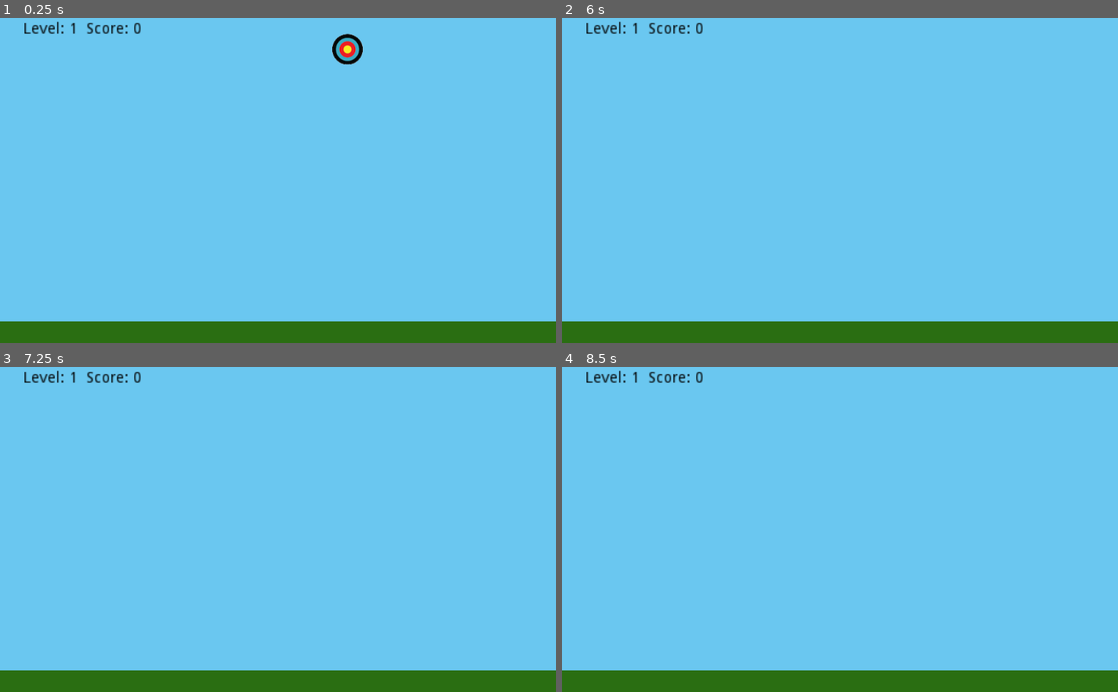
Above: before the commit, frames 1-4 (two rows, left to right).
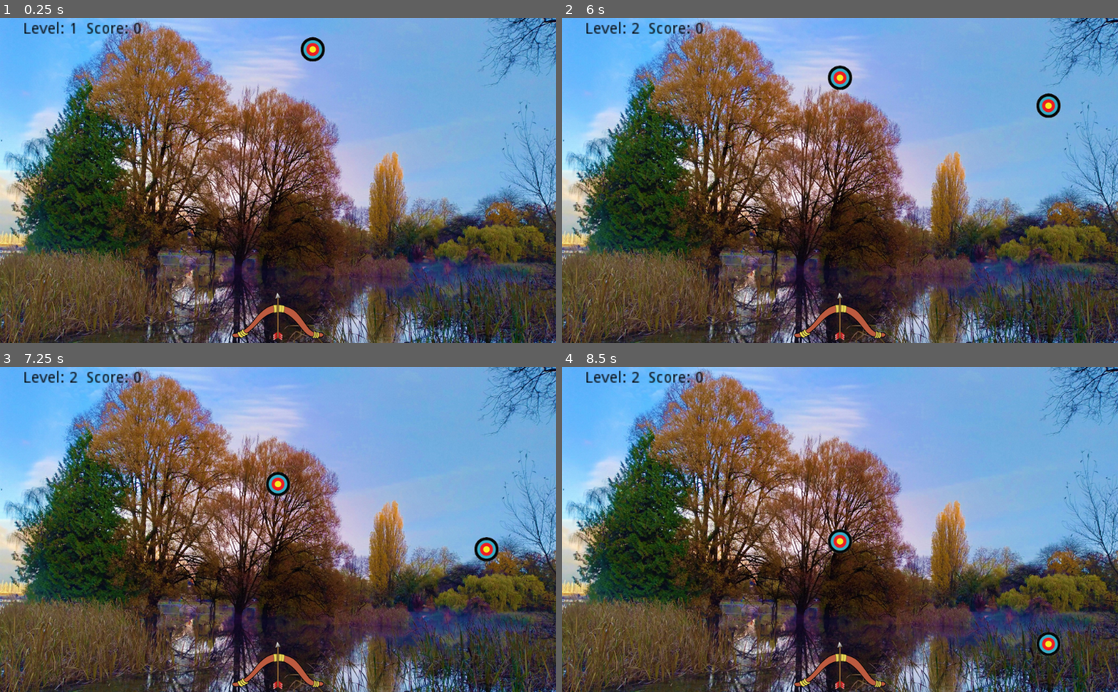
Above: after the commit, the same moments.

Repository: AlbertoPachecoDev/MovingTargetGame
Game: Godot game, scene res://Level.tscn
The game is run twice, just before and just after one commit, with the same random seed, the same clock (stepped at 60 frames per second) and the same inputs.
Inputs (mouse positions are in pixels of both pictures, inside the frame that each line leads up to):
- Up to frame 1 (0.25 s): no input
- Up to frame 2 (6 s): move the mouse to (962, 164) at 0.52 s; click (962, 164) at 0.67 s; move the mouse to (728, 196) at 1.27 s; click (728, 196) at 1.42 s; move the mouse to (895, 109) at 2.02 s; click (895, 109) at 2.17 s; move the mouse to (812, 245) at 2.77 s; click (812, 245) at 2.92 s; move the mouse to (1006, 229) at 3.52 s; click (1006, 229) at 3.67 s; move the mouse to (673, 131) at 4.27 s; click (673, 131) at 4.42 s; move the mouse to (867, 180) at 5.02 s; click (867, 180) at 5.17 s; move the mouse to (756, 99) at 5.77 s; click (756, 99) at 5.92 s
- Up to frame 3 (7.25 s): move the mouse to (400, 513) at 6.52 s; click (400, 513) at 6.67 s
- Up to frame 4 (8.5 s): move the mouse to (728, 545) at 7.27 s; click (728, 545) at 7.42 s; move the mouse to (895, 458) at 8.02 s; click (895, 458) at 8.17 s

The runs differ from the first frame. In frame 1, 92% of the frame differs, in the area x 0-100%, y 0-100%; in frame 2, 92%; in frame 3, 92%; in frame 4, 92%.

Commit message:
Ver. 2
Multilevel logic added

Diff:
--- a/Global.gd
+++ b/Global.gd
@@ -1,4 +1,10 @@
 # Global.gd
+
+# Backgrounds
+# https://www.flickr.com/photos/29638108@N06/51690240835/in/dateposted/
+# Credits: Jennifer C. www.metaphoricalplatypus.com
+
+# Bow & Arrow @sammo241 (2012): https://openclipart.org/detail/171957/bow-and-arrow
 
 extends Node2D
 
@@ -24,8 +30,7 @@
 	set_process(true)
 
 func _process(_delta):
-	$scoreLabel.text = "Level: " + String(Level) + "  Score: " + String(Score) # SOL: Tarea-1: update score
-	# EQUIV: get_node("scoreLabel").set_text("Score: " + String(Score))
+	$scoreLabel.text = "Level: " + String(Level) + "  Score: " + String(Score)
 
 func game_over():
 	$scoreLabel.set_text("GAME OVER!  Score = "+String(Score))
--- a/Level.gd
+++ b/Level.gd
@@ -5,21 +5,33 @@
 
 extends Node2D
 
-const sprite = preload("res://Target.tscn")
+const target = preload("res://Target.tscn")
 
-var target # target-ids array
+var targets # target-ids array
 
 func _ready():
-	target = [] # ids
+	targets = [] # ids
 	var cols = Global.Cols.duplicate() # copy array
 	randomize()
 	cols.shuffle() # random order
 	for i in range(Global.Level): # create targets
-		var obj = sprite.instance()
+		var obj = target.instance()
 		var img = obj.get_node("sprite")
 		obj.id = i
 		img.set_texture(Global.TargetImage)
-		# img.set_scale(Vector2(0.8, 0.8))
+		img.set_scale(Vector2(0.8, 0.8))
 		img.set_position(Vector2(cols.pop_back(), Global.TargetWidth/2))
-		target.append(i)
+		targets.append(i) # contador targets
 		add_child(obj)
+		obj.connect("kill", self, "kill_target") # receive signal
+
+func kill_target(id):
+	targets.erase(id) # remove target
+	if targets.empty(): # next level?
+		if Global.Level < Global.Cols.size(): # more levels?
+			Global.Level += 1
+			# warning-ignore:return_value_discarded
+			get_tree().reload_current_scene() # restart
+		else: # game over!
+			Global.game_over()
+			get_tree().paused = true
--- a/Level.tscn
+++ b/Level.tscn
@@ -1,25 +1,38 @@
-[gd_scene load_steps=3 format=2]
+[gd_scene load_steps=5 format=2]
 
 [ext_resource path="res://Level.gd" type="Script" id=1]
 [ext_resource path="res://images/forest1.jpg" type="Texture" id=2]
+[ext_resource path="res://images/bow.png" type="Texture" id=3]
+[ext_resource path="res://images/arrow.png" type="Texture" id=4]
 
-[node name="Level1" type="Node2D"]
+[node name="Level" type="Node2D"]
 script = ExtResource( 1 )
 
 [node name="sky" type="ColorRect" parent="."]
+visible = false
 margin_right = 1024.0
 margin_bottom = 600.0
 color = Color( 0.419608, 0.784314, 0.945098, 1 )
 
 [node name="floor" type="ColorRect" parent="."]
+visible = false
 margin_top = 560.0
 margin_right = 1024.0
 margin_bottom = 600.0
 color = Color( 0.168627, 0.435294, 0.0745098, 1 )
 
 [node name="TextureRect" type="TextureRect" parent="."]
-visible = false
 margin_right = 2048.0
 margin_bottom = 1536.0
 rect_scale = Vector2( 0.5, 0.5 )
 texture = ExtResource( 2 )
+
+[node name="arco" type="Sprite" parent="."]
+position = Vector2( 512, 560 )
+rotation = -1.5708
+texture = ExtResource( 3 )
+
+[node name="flecha" type="Sprite" parent="."]
+position = Vector2( 512, 550 )
+rotation = -1.5708
+texture = ExtResource( 4 )
--- a/Target.gd
+++ b/Target.gd
@@ -1,6 +1,8 @@
 # Target.gd
 
 extends Node2D
+
+signal kill(id)
 
 var id
 var speed
@@ -18,3 +20,4 @@
 		set_position(pos + speed * delta) # move
 	else: # on the floor?
 		queue_free()  # ISSUE: Evitar click en objeto en el suelo
+		emit_signal("kill", id)
Binary file added: images/arrow.png
Not shown, added: images/arrow.png.import
Binary file added: images/bow.png
Not shown, added: images/bow.png.import
Not shown, changed: README.md
